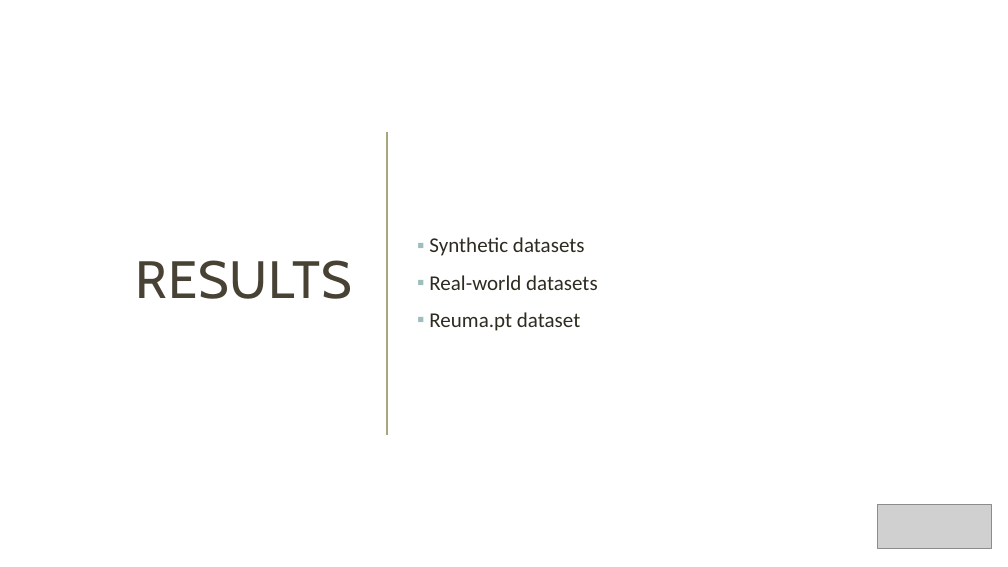
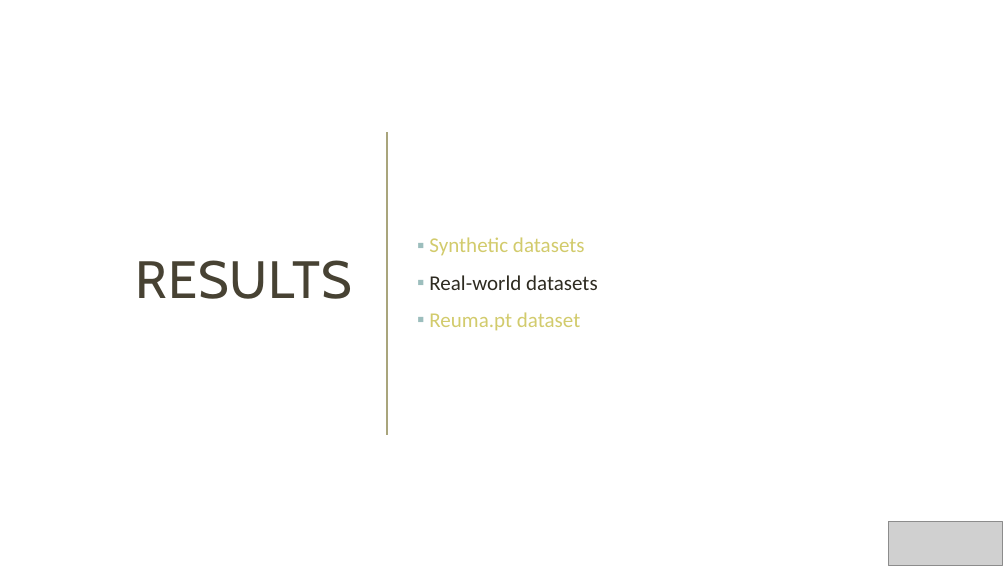
Before and after one commit to Nuno09/MscThesis, a slide deck: slide 36 of Dissertacao/apresentação_tese.pptx (slide 31 before the commit). Drawn at 1008x567 pixels with LibreOffice and Linux fonts; fonts in the diff are those of the drawing; grey boxes stand for pictures. Boxes give left, top, right and bottom in pixels: in the first picture for what was removed or moved away, otherwise in the second. Text is boxed around its words. In the diff, an @@ line names an element or a change of style, - is before the commit and + after.

```diff
--- a/Dissertacao/apresentação_tese.pptx
+++ b/Dissertacao/apresentação_tese.pptx
@@ text at (429, 237, 585, 331): text colour #2E2B21 to #D2CB6C in "Synthetic datasets", "Reuma.pt dataset" @@
@@ picture: place and size @@
-picture at (878, 504, 992, 548)
+picture at (889, 522, 1003, 566)
```
Also in this commit, not shown: 29 other slides changed, 24 slides added, 2 slides removed.
